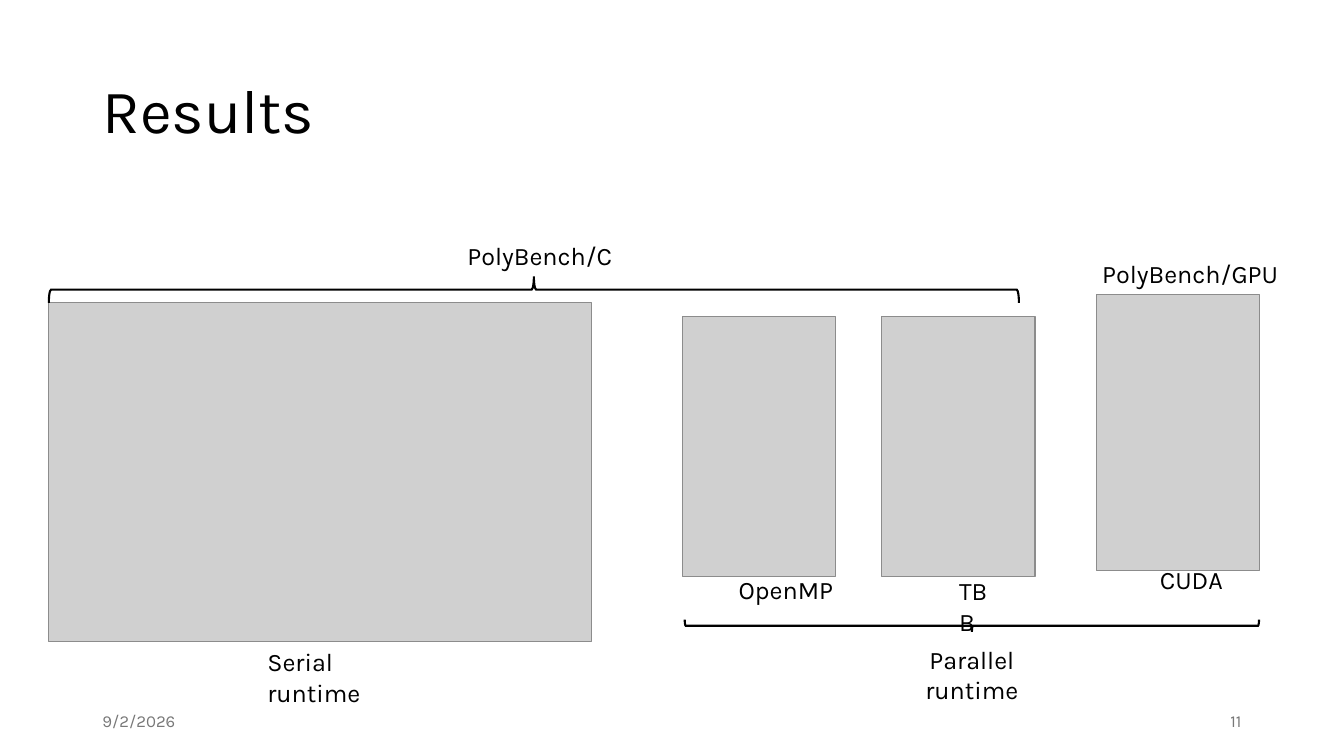
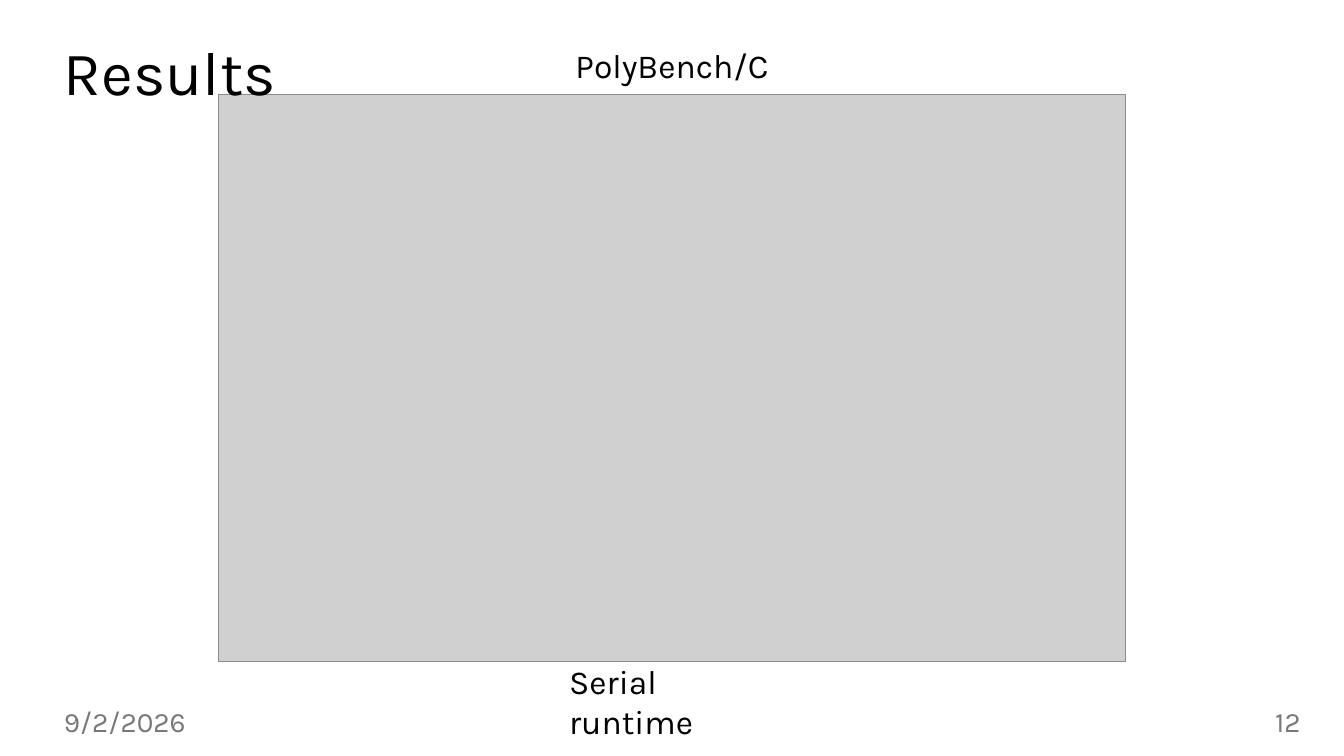
Before and after one commit to jiriklepl/phd-thesis, a slide deck: slide 12 of slides/Optimizing Memory Layouts and Traversal Orders in High-Performance Computing.pptx (slide 11 before the commit). Drawn at 1344x756 pixels with LibreOffice and Linux fonts; fonts in the diff are those of the drawing; grey boxes stand for pictures. Boxes give left, top, right and bottom in pixels: in the first picture for what was removed or moved away, otherwise in the second. Text is boxed around its words. In the diff, an @@ line names an element or a change of style, - is before the commit and + after.

```diff
--- a/slides/Optimizing Memory Layouts and Traversal Orders in High-Performance Computing.pptx
+++ b/slides/Optimizing Memory Layouts and Traversal Orders in High-Performance Computing.pptx
@@ title "Results" rewrapped from <box>102,91,314,134</box> to <box>64,53,276,110</box> @@
@@ text "PolyBench/C" at <box>575,53,768,87</box>: size 18 to 24 pt @@
@@ text "PolyBench/C": place and size @@
-text "PolyBench/C" at <box>467,246,612,271</box>
+text "PolyBench/C" at <box>575,53,768,87</box>
@@ picture: place and size @@
-picture at <box>48,302,591,641</box>
+picture at <box>219,95,1125,661</box>
@@ text removed at <box>1102,264,1278,290</box> @@
-PolyBench/GPU
@@ right brace removed at <box>48,276,1018,302</box> @@
@@ picture removed at <box>1097,294,1259,571</box> @@
@@ picture removed at <box>683,317,836,577</box> @@
@@ picture removed at <box>882,317,1035,577</box> @@
@@ text removed at <box>1160,566,1223,590</box> @@
-CUDA
@@ text removed at <box>739,583,833,605</box> @@
-OpenMP
@@ text removed at <box>950,571,1013,611</box> @@
-TBB
@@ right brace removed at <box>685,620,1259,632</box> @@
@@ text "Serial runtime": place and size @@
-text "Serial runtime" at <box>267,653,360,703</box>
+text "Serial runtime" at <box>569,671,693,735</box>
@@ text "Serial runtime" at <box>569,671,693,735</box>: size 18 to 24 pt @@
@@ text removed at <box>925,651,1018,700</box> @@
-Parallel runtime
@@ text "9/2/2026": place and size @@
-text "9/2/2026" at <box>102,715,175,728</box>
+text "9/2/2026" at <box>64,711,186,734</box>
@@ text "9/2/2026" at <box>64,711,186,734</box>: size 12 to 20 pt @@
@@ page number at <box>1275,714,1300,732</box>: text changed; size 12 to 20 pt @@
-11
+12
```
Also in this commit, not shown: 37 other slides changed, 1 slide added.
